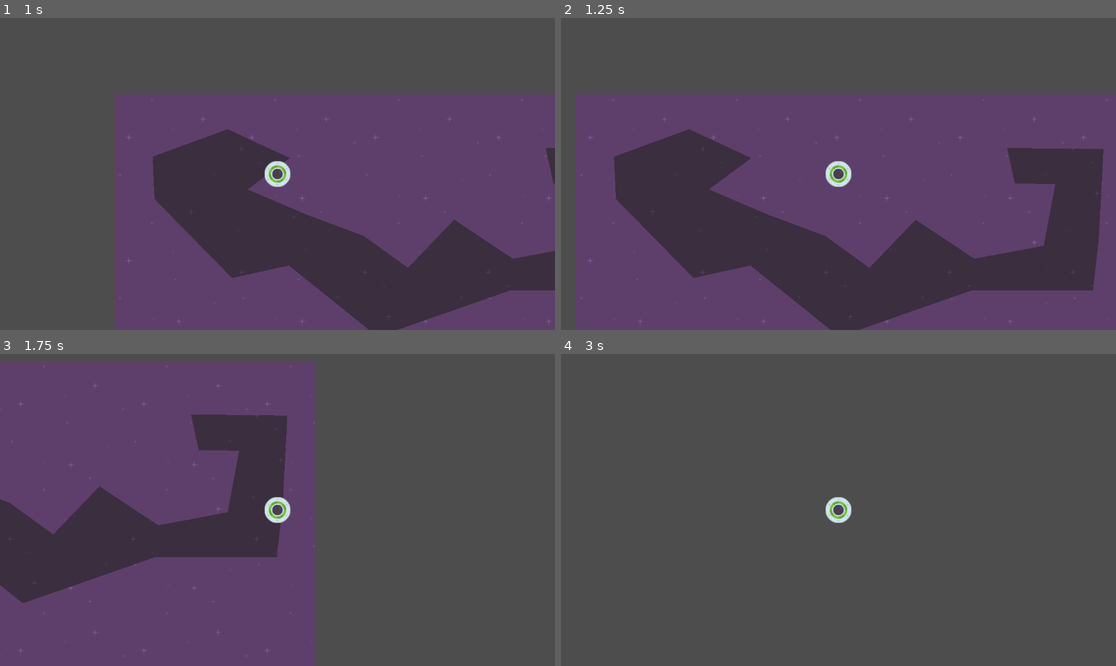
Above: before the commit, frames 1-4 (two rows, left to right).
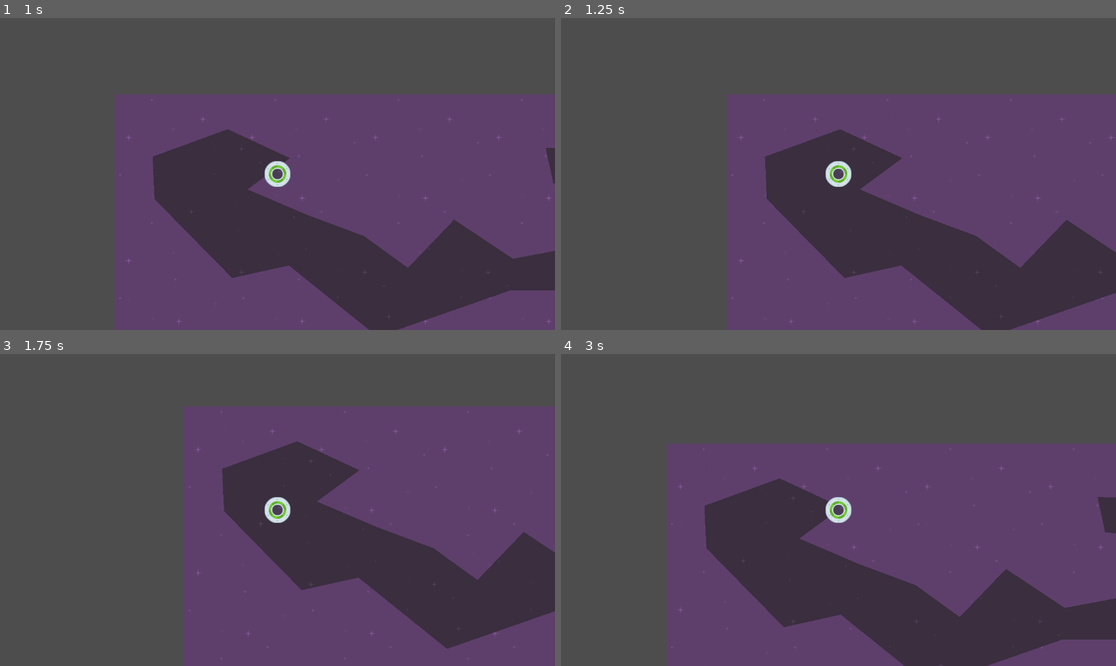
Above: after the commit, the same moments.

Repository: RagingTurtle/learning_godot
Game: Godot game, scene res://level_1.tscn
The game is run twice, just before and just after one commit, with the same random seed, the same clock (stepped at 60 frames per second) and the same inputs.
Inputs:
- Up to frame 1 (1 s): tap Enter at 0.5 s; hold Right (move_right) from 0.53 s (still down)
- Up to frame 2 (1.25 s): keep holding Right (move_right)
- Up to frame 3 (1.75 s): release Right (move_right) at 1.28 s; hold Down (move_down) from 1.28 s (still down)
- Up to frame 4 (3 s): release Down (move_down) at 2.03 s; hold Right (move_right) 2.03-2.78 s; hold Up (move_up) from 2.78 s (still down)

Frame 1 is identical in both runs. In frame 2, 41% of the frame differs, in the area x 2-100%, y 24-100%; in frame 3, 78%, in the area x 0-100%, y 2-100%; in frame 4, 57%.

Commit message:
reload on maze exit

Diff:
--- a/Speedy Saucer/level.gd
+++ b/Speedy Saucer/level.gd
@@ -1,6 +1,5 @@
 extends Node2D
 
 
-# Called when the node enters the scene tree for the first time.
-func _ready():
-	print("Hello, World!")
+func _on_maze_body_exited(body):
+	get_tree().reload_current_scene()
--- a/Speedy Saucer/level_1.tscn
+++ b/Speedy Saucer/level_1.tscn
@@ -21,3 +21,5 @@
 [node name="Maze" parent="." instance=ExtResource("4_32h8c")]
 z_index = -10
 position = Vector2(130, 154)
+
+[connection signal="body_exited" from="Maze" to="." method="_on_maze_body_exited"]
--- a/Speedy Saucer/player.tscn
+++ b/Speedy Saucer/player.tscn
@@ -4,7 +4,7 @@
 [ext_resource type="Texture2D" uid="uid://dc5hx5omh2csc" path="res://assets/ufoGreen.png" id="1_cuk22"]
 
 [sub_resource type="CircleShape2D" id="CircleShape2D_e7wia"]
-radius = 27.1662
+radius = 11.0454
 
 [node name="Player" type="RigidBody2D"]
 gravity_scale = 0.0
